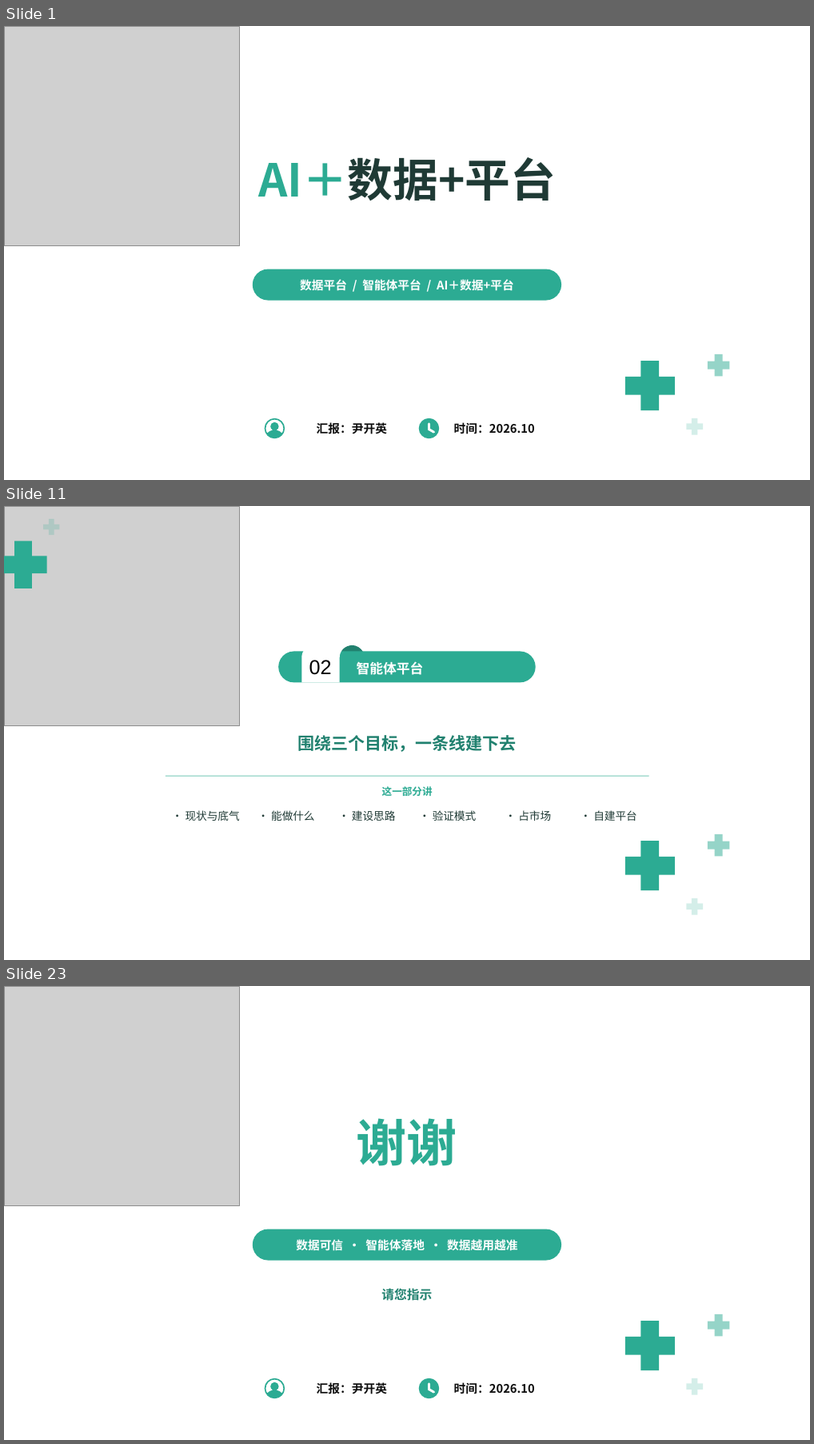
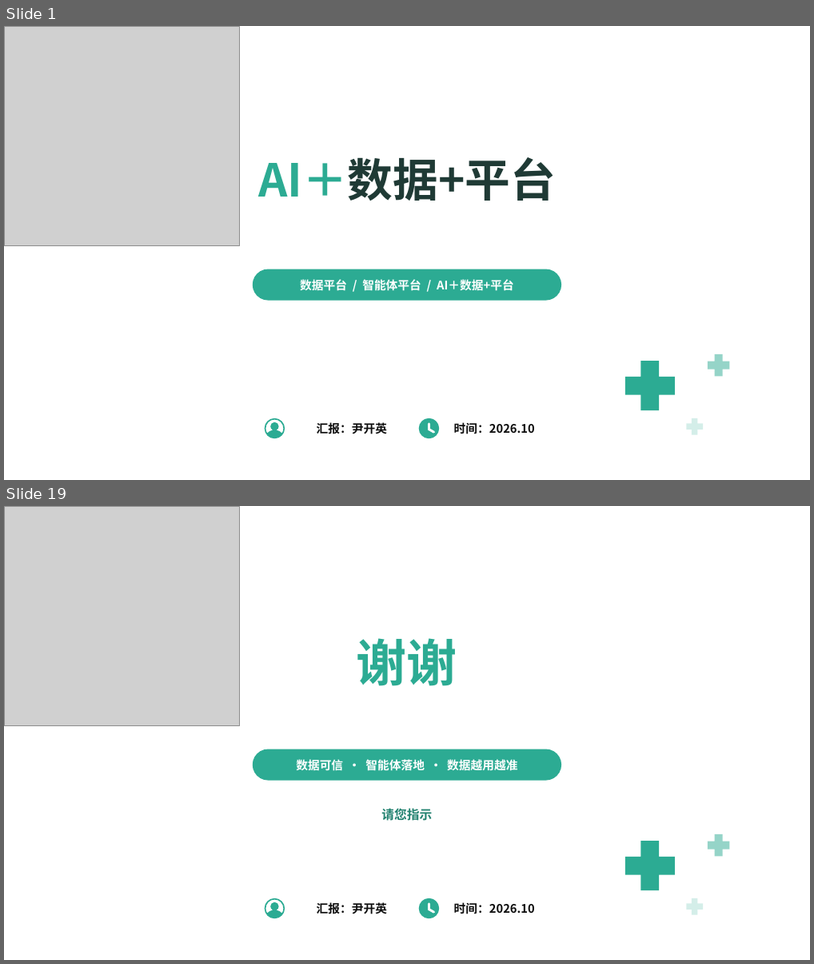
Before and after one commit to keanying/relevance, a slide deck: AI＋数据平台_老板汇报版.pptx. Shown one above the other, each under a label of ours: slides 1, 11 and 23 before the commit, slides 1 and 19 after it; the slides between them are not shown. The pictures are 814x1444 and 814x964 pixels, drawn with LibreOffice and Linux fonts; fonts in the diff are those of the drawing; grey boxes stand for pictures; background and template pictures are left out. Boxes give left, top, right and bottom in pixels: in the first picture for what was removed or moved away, otherwise in the second. Text is boxed around its words. In the diff, an @@ line names an element or a change of style, - is before the commit and + after.

```diff
--- a/AI＋数据平台_老板汇报版.pptx
+++ b/AI＋数据平台_老板汇报版.pptx
@@ slide 11 removed at (4,506,810,960), background picture (left out) @@
@@ picture removed at (4,506,239,725) @@
@@ plus removed at (43,519,60,535) @@
@@ plus removed at (4,541,47,589) @@
@@ rounded rectangle removed at (67,604,746,866) @@
@@ group removed at (278,645,536,683): 2 texts, 1 ellipse, 1 rounded rectangle, 1 freeform shape @@
-02
-智能体平台
@@ text removed at (298,735,516,752) @@
-围绕三个目标，一条线建下去
@@ rounded rectangle removed at (166,776,650,776) @@
@@ text removed at (382,786,433,796) @@
-这一部分讲
@@ text removed at (186,810,240,820) @@
-· 现状与底气
@@ text removed at (271,810,314,820) @@
-· 能做什么
@@ text removed at (352,810,395,820) @@
-· 建设思路
@@ text removed at (433,810,476,820) @@
-· 验证模式
@@ text removed at (518,810,551,820) @@
-· 占市场
@@ text removed at (594,810,637,820) @@
-· 自建平台
@@ plus removed at (626,840,675,890) @@
@@ plus removed at (708,834,730,856) @@
@@ plus removed at (687,898,703,914) @@
@@ what was slide 23 is now slide 19 @@
```
Also in this commit, not shown: 4 slides changed, 13 slides added, 16 other slides removed.
